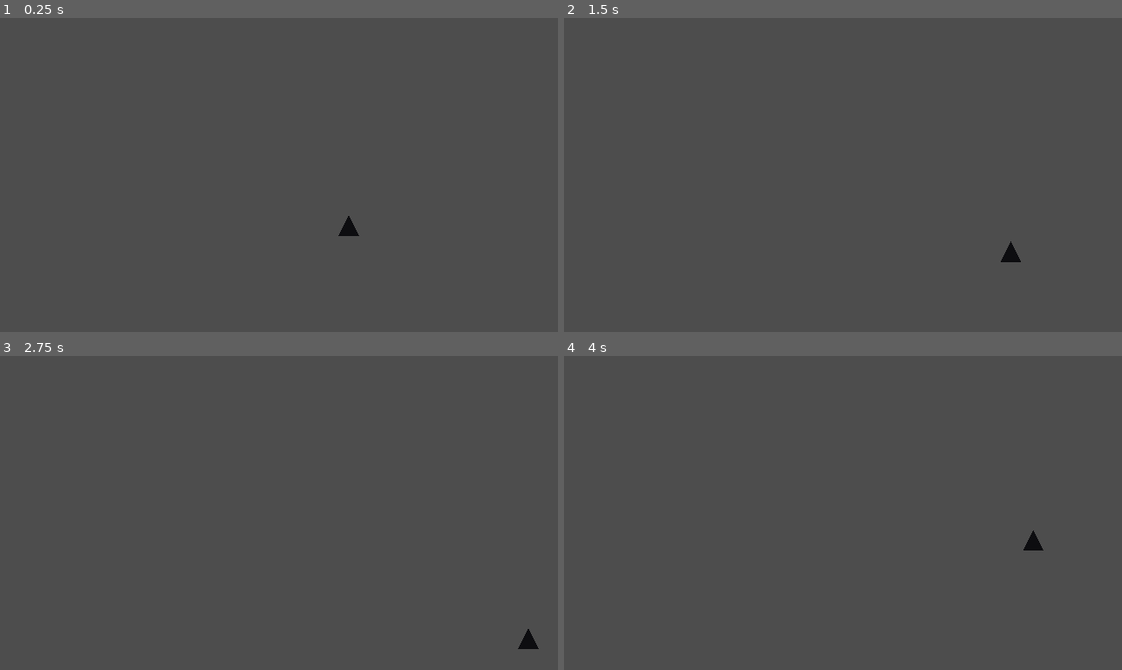
Above: before the commit, frames 1-4 (two rows, left to right).
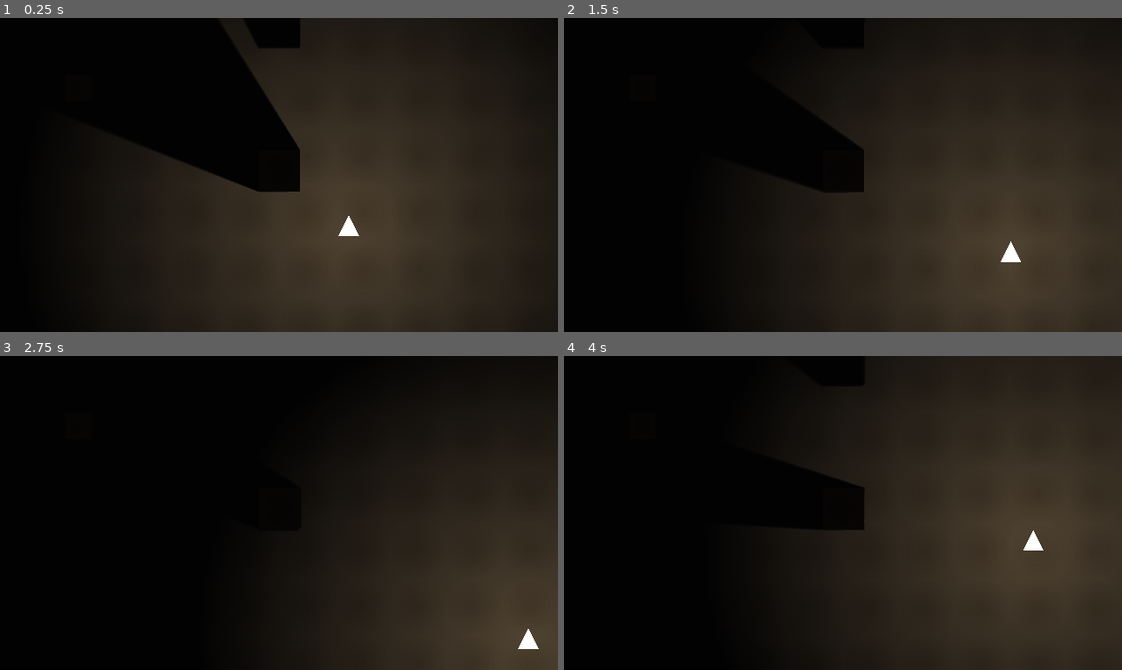
Above: after the commit, the same moments.

Repository: mitomegu03/MitoGit
Game: Godot game, scene res://scenes/test_room.tscn
Two runs of this game, one before a commit and one after it. Both use one fixed random seed, a clock stepped at 60 frames per second and the inputs below. The project has no main scene, so this scene is started directly.
Inputs (mouse positions are in pixels of both pictures, inside the frame that each line leads up to):
- Up to frame 1 (0.25 s): no input
- Up to frame 2 (1.5 s): tap Enter (ui_accept) at 0.5, 0.77 s; move the mouse to (965, 159) at 0.52 s; hold Right (ui_right) 0.53-1.28 s; move the mouse to (731, 190) at 1.27 s; hold Down (ui_down) from 1.28 s (still down)
- Up to frame 3 (2.75 s): tap Enter (ui_accept) at 1.52 s; move the mouse to (334, 443) at 2.02 s; release Down (ui_down) at 2.03 s; hold Right (ui_right) from 2.03 s (still down)
- Up to frame 4 (4 s): move the mouse to (815, 575) at 2.77 s; release Right (ui_right) at 2.78 s; hold Up (ui_up) 2.78-3.53 s; tap Enter (ui_accept) at 3.02, 3.77 s; move the mouse to (1010, 560) at 3.52 s; hold Left (ui_left) from 3.53 s (still down)

The runs differ from the first frame. In frame 1, 100% of the frame differs, in the area x 0-100%, y 0-100%; in frame 2, 100%; in frame 3, 100%; in frame 4, 100%.

Commit message:
fix: replace all png/mp3 with tres resources

Diff:
--- /dev/null
+++ b/projects/01_horror-game/godot/assets/audio/ambient.tres
@@ -0,0 +1,5 @@
+[gd_resource type="AudioStreamGenerator" format=3]
+
+[resource]
+mix_rate = 44100.0
+buffer_length = 0.1
--- /dev/null
+++ b/projects/01_horror-game/godot/assets/images/center_obj.tres
@@ -0,0 +1,12 @@
+[gd_resource type="GradientTexture2D" load_steps=2 format=3]
+
+[sub_resource type="Gradient" id="Gradient_co"]
+colors = PackedColorArray(0.35, 0.25, 0.15, 1, 0.45, 0.32, 0.2, 1)
+
+[resource]
+gradient = SubResource("Gradient_co")
+width = 256
+height = 256
+fill = 1
+fill_from = Vector2(0.5, 0.5)
+fill_to = Vector2(1, 0.5)
--- /dev/null
+++ b/projects/01_horror-game/godot/assets/images/desk_fps.tres
@@ -0,0 +1,10 @@
+[gd_resource type="GradientTexture2D" load_steps=2 format=3]
+
+[sub_resource type="Gradient" id="Gradient_df"]
+colors = PackedColorArray(0.35, 0.25, 0.15, 1, 0.55, 0.42, 0.3, 1)
+
+[resource]
+gradient = SubResource("Gradient_df")
+width = 520
+height = 200
+fill = 0
--- /dev/null
+++ b/projects/01_horror-game/godot/assets/images/light_mask.tres
@@ -0,0 +1,12 @@
+[gd_resource type="GradientTexture2D" load_steps=2 format=3]
+
+[sub_resource type="Gradient" id="Gradient_lm"]
+colors = PackedColorArray(1, 1, 1, 1, 1, 1, 1, 0)
+
+[resource]
+gradient = SubResource("Gradient_lm")
+width = 256
+height = 256
+fill = 1
+fill_from = Vector2(0.5, 0.5)
+fill_to = Vector2(1, 0.5)
--- a/projects/01_horror-game/godot/scenes/test_room.tscn
+++ b/projects/01_horror-game/godot/scenes/test_room.tscn
@@ -1,13 +1,13 @@
-[gd_scene load_steps=20 format=3]
+[gd_scene load_steps=16 format=3]
 
 [ext_resource type="Script" path="res://scripts/player/player.gd" id="1_player"]
 [ext_resource type="Script" path="res://scripts/investigation/investigate_trigger.gd" id="2_trigger"]
 [ext_resource type="Script" path="res://scripts/ui/investigation_ui.gd" id="3_ui"]
-[ext_resource type="Texture2D" path="res://assets/images/floor.png" id="4_floor"]
-[ext_resource type="Texture2D" path="res://assets/images/center_obj.png" id="5_center_obj"]
-[ext_resource type="Texture2D" path="res://assets/images/desk_fps.png" id="6_desk_fp"]
-[ext_resource type="AudioStream" path="res://assets/audio/ambient.mp3" id="7_ambient"]
-[ext_resource type="Texture2D" path="res://assets/images/light_mask.png" id="8_light"]
+[ext_resource type="Texture2D" path="res://assets/images/floor.tres" id="4_floor"]
+[ext_resource type="Texture2D" path="res://assets/images/center_obj.tres" id="5_center_obj"]
+[ext_resource type="Texture2D" path="res://assets/images/desk_fps.tres" id="6_desk_fp"]
+[ext_resource type="Texture2D" path="res://assets/images/light_mask.tres" id="8_light"]
+
 
 [sub_resource type="RectangleShape2D" id="1_wall_n"]
 size = Vector2(640, 20)
@@ -45,8 +45,7 @@
 color = Color(0.06, 0.06, 0.08, 1)
 
 [node name="AmbientPlayer" type="AudioStreamPlayer" parent="."]
-stream = ExtResource("7_ambient")
-autoplay = true
+autoplay = false
 volume_db = -10.0
 
 [node name="WallN" type="StaticBody2D" parent="."]
